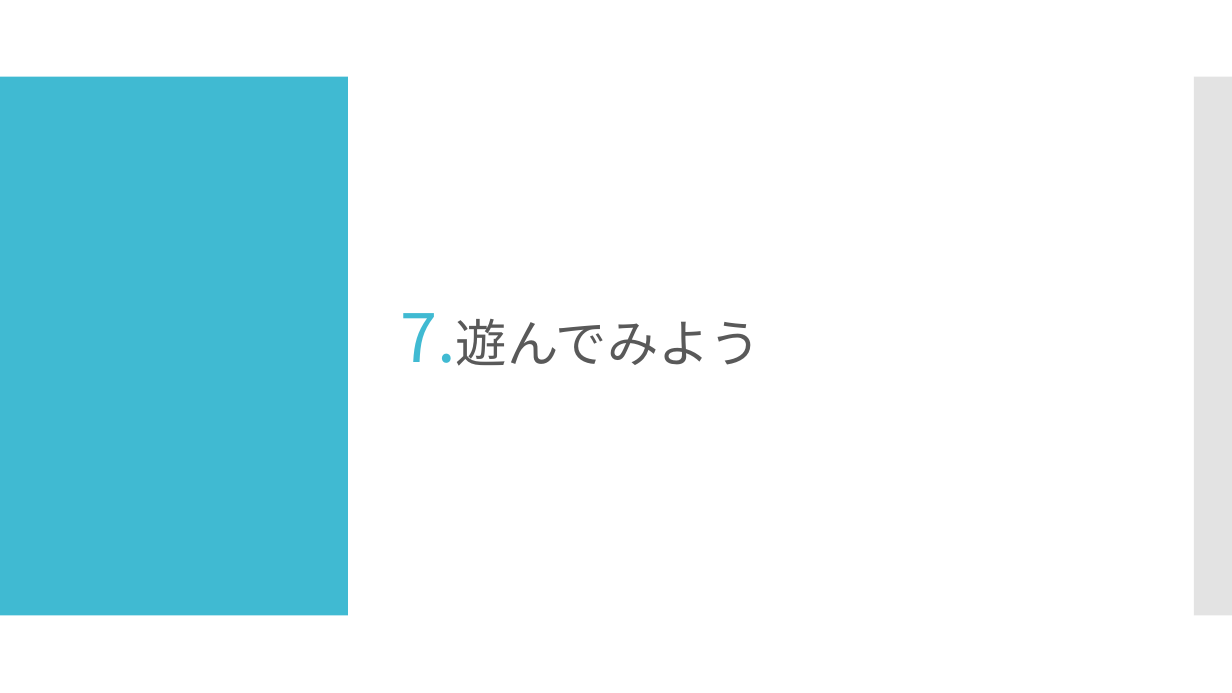
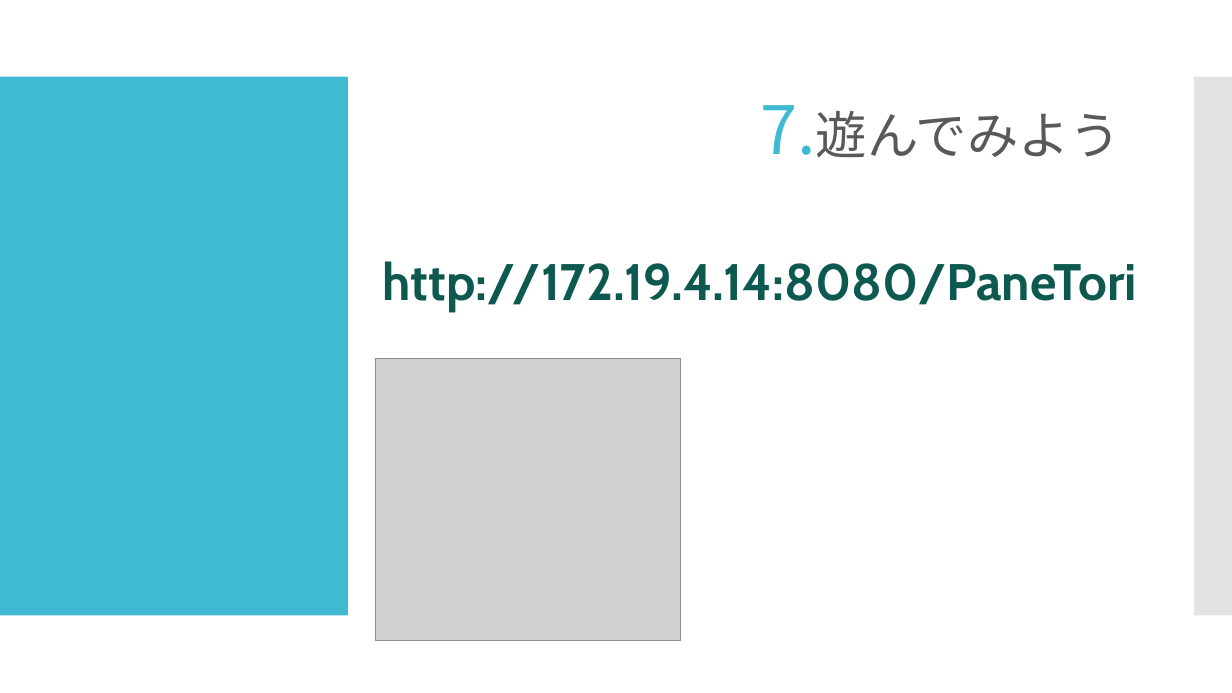
Before and after one commit to simasiman/Olynpic, a slide deck: slide 27 of Documents/発表用資料/2グループ 制作発表.pptx (slide 26 before the commit). Drawn at 1232x693 pixels with LibreOffice and Linux fonts; fonts in the diff are those of the drawing; grey boxes stand for pictures. Boxes give left, top, right and bottom in pixels: in the first picture for what was removed or moved away, otherwise in the second. Text is boxed around its words. In the diff, an @@ line names an element or a change of style, - is before the commit and + after.

```diff
--- a/Documents/発表用資料/2グループ 制作発表.pptx
+++ b/Documents/発表用資料/2グループ 制作発表.pptx
@@ text "遊んでみよう" at (816,111,1121,158): alignment left to right @@
@@ text added at (383,261,1137,311), 40 pt, text #0D5A4F, bold @@
+http://172.19.4.14:8080/PaneTori
@@ picture added at (375,359,680,641) @@
```
Also in this commit, not shown: 6 other slides changed, 4 slides added, 3 slides removed.
